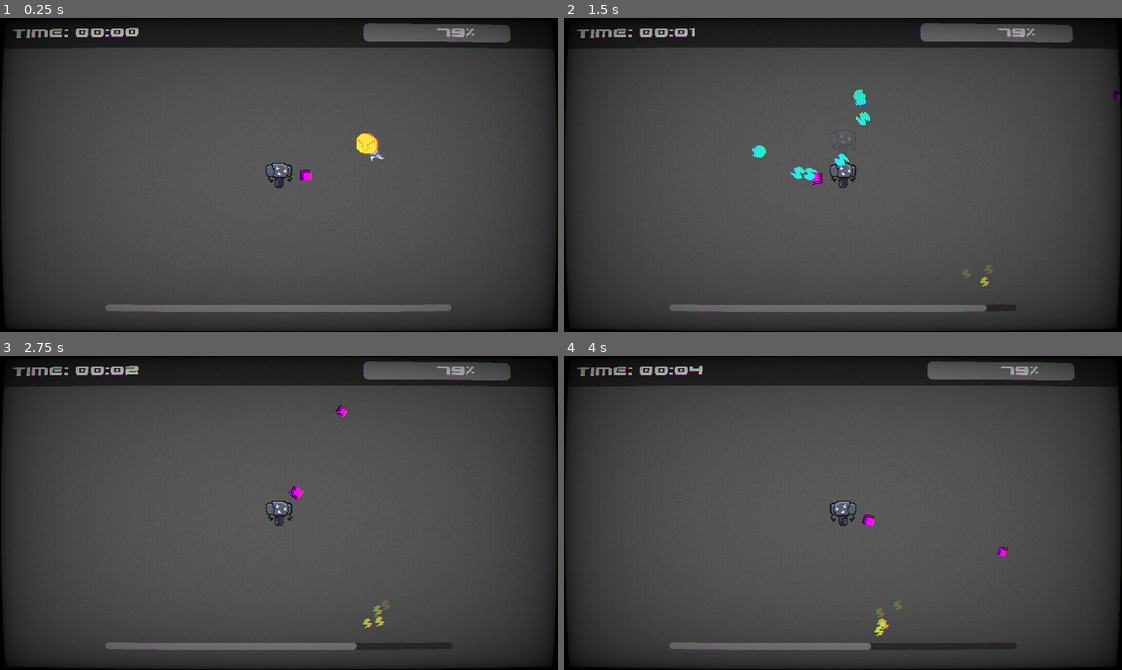
Above: before the commit, frames 1-4 (two rows, left to right).
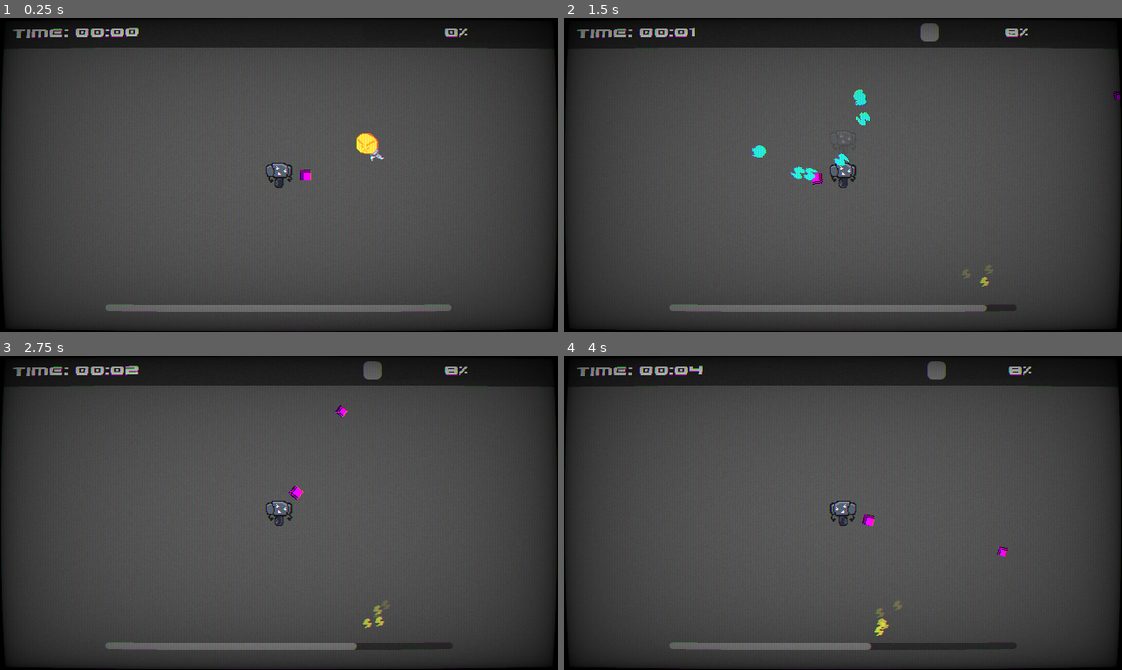
Above: after the commit, the same moments.

Repository: kinghos/GMTK-Game-Jam-2026
Game: Godot game, scene res://scenes/level/level.tscn
Same seed, same stepped clock (60 frames per second), same inputs: the game is played once before the commit and once after it.
Inputs (mouse positions are in pixels of both pictures, inside the frame that each line leads up to):
- Up to frame 1 (0.25 s): no input
- Up to frame 2 (1.5 s): move the mouse to (965, 159) at 0.52 s; press the mouse at (965, 159) at 0.53 s; hold D (Right) 0.53-1.28 s; move the mouse to (731, 190) at 1.27 s; release the mouse at (731, 190) at 1.28 s; hold S (Down) from 1.28 s (still down); tap Shift (Sprint) at 1.35 s
- Up to frame 3 (2.75 s): move the mouse to (334, 443) at 2.02 s; release S (Down) at 2.03 s; press the mouse at (334, 443) at 2.03 s; hold D (Right) from 2.03 s (still down)
- Up to frame 4 (4 s): move the mouse to (815, 575) at 2.77 s; release D (Right) at 2.78 s; release the mouse at (815, 575) at 2.78 s; hold W (Up) 2.78-3.53 s; tap Shift (Sprint) at 2.85 s; tap Enter at 3.5 s; move the mouse to (1010, 560) at 3.52 s; press the mouse at (1010, 560) at 3.53 s; hold A (Left) from 3.53 s (still down)

The runs differ from the first frame. In frame 1, 1.5% of the frame differs, in the area x 65-92%, y 1-8%; in frame 2, 1.4%; in frame 3, 1.3%; in frame 4, 1.3%.

Commit message:
enemy bar works

Diff:
--- a/globals/Globals.gd
+++ b/globals/Globals.gd
@@ -6,7 +6,8 @@
 var level: Level
 var game_over = false
 var enemy_kill_total = 0
-var current_kill_target = 12
+var current_kills_to_target = 0.0
+var current_kill_target = 12.0
 var wave = 1
 var start_time
 enum ENEMY_TYPES {FODDER, CHARGELESS, PARASITE, RANGED}
@@ -15,3 +16,9 @@
 func next_target(num):
 	# uses the quadratic sequence 5x^2 + 4x + 3 to generate the next target
 	return 5 * num * num + 4 * num + 3
+
+func _process(delta: float) -> void:
+	if current_kills_to_target == current_kill_target:
+		wave += 1.0
+		current_kill_target =  next_target(wave)
+		current_kills_to_target = 0.0
--- a/scenes/enemies/base_enemy.gd
+++ b/scenes/enemies/base_enemy.gd
@@ -42,14 +42,16 @@
 		die()
 
 func die():
-		animation_player.play("death")
-		dead = true
-		await animation_player.animation_finished
-		var drop = ENERGY_DROP.instantiate()
-		drop.global_position = global_position
-		Globals.level.get_node("Drops").add_child(drop)
-		await cpu_particles_2d.finished
-		queue_free()
+	Globals.enemy_kill_total += 1
+	Globals.current_kills_to_target += 1
+	animation_player.play("death")
+	dead = true
+	await animation_player.animation_finished
+	var drop = ENERGY_DROP.instantiate()
+	drop.global_position = global_position
+	Globals.level.get_node("Drops").add_child(drop)
+	await cpu_particles_2d.finished
+	queue_free()
 
 func take_damage(bullet_damage):
 	hp = move_toward(hp, 0, bullet_damage)
--- a/scenes/hud/hud.gd
+++ b/scenes/hud/hud.gd
@@ -12,3 +12,6 @@
 	var secs = (ms / 1000) % 60
 	var mins = floor((ms / 1000) / 60)
 	timer.text = "TIME: %02d:%02d" % [mins, secs]
+
+	var perc = Globals.current_kills_to_target / Globals.current_kill_target
+	progress_bar.value = perc
--- a/scenes/hud/hud.tscn
+++ b/scenes/hud/hud.tscn
@@ -332,7 +332,8 @@
 size_flags_horizontal = 3
 size_flags_vertical = 4
 theme_override_fonts/font = ExtResource("1_c45xl")
-value = 79.38
+max_value = 1.0
+value = 0.76
 
 [node name="ShaderBuffer" type="ColorRect" parent="Control" unique_id=1055399532]
 material = SubResource("ShaderMaterial_c45xl")
